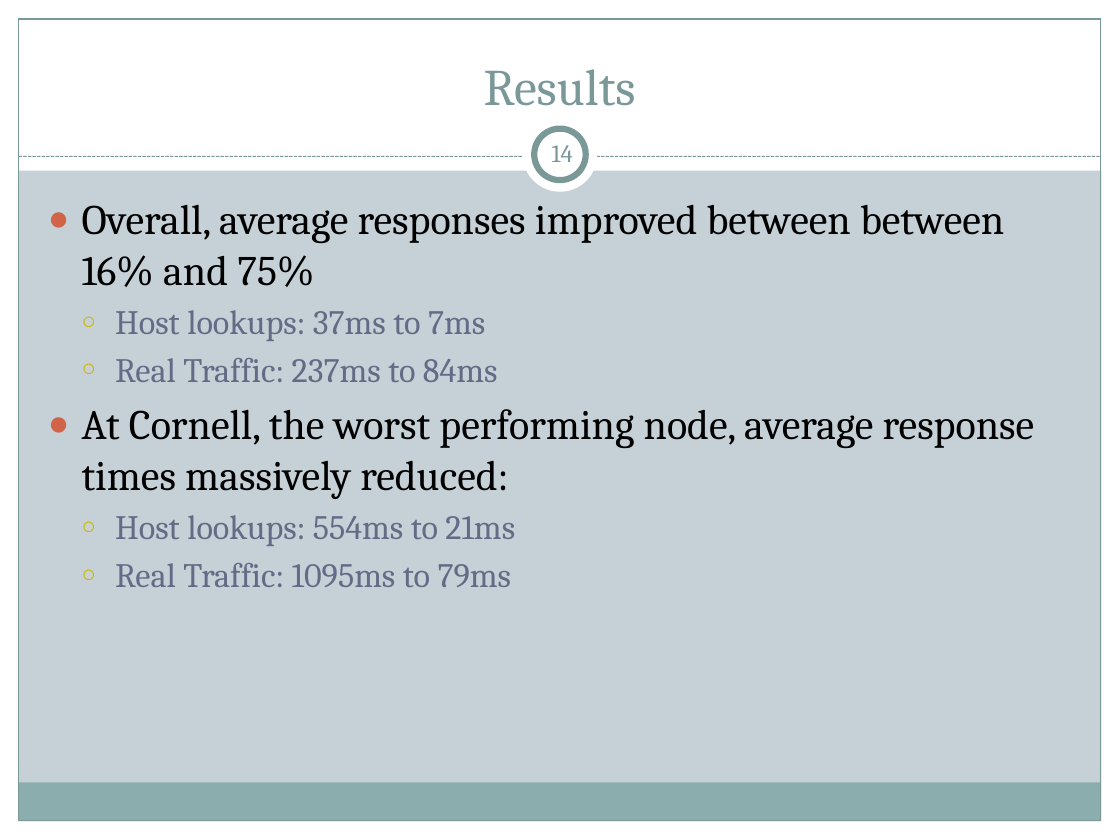
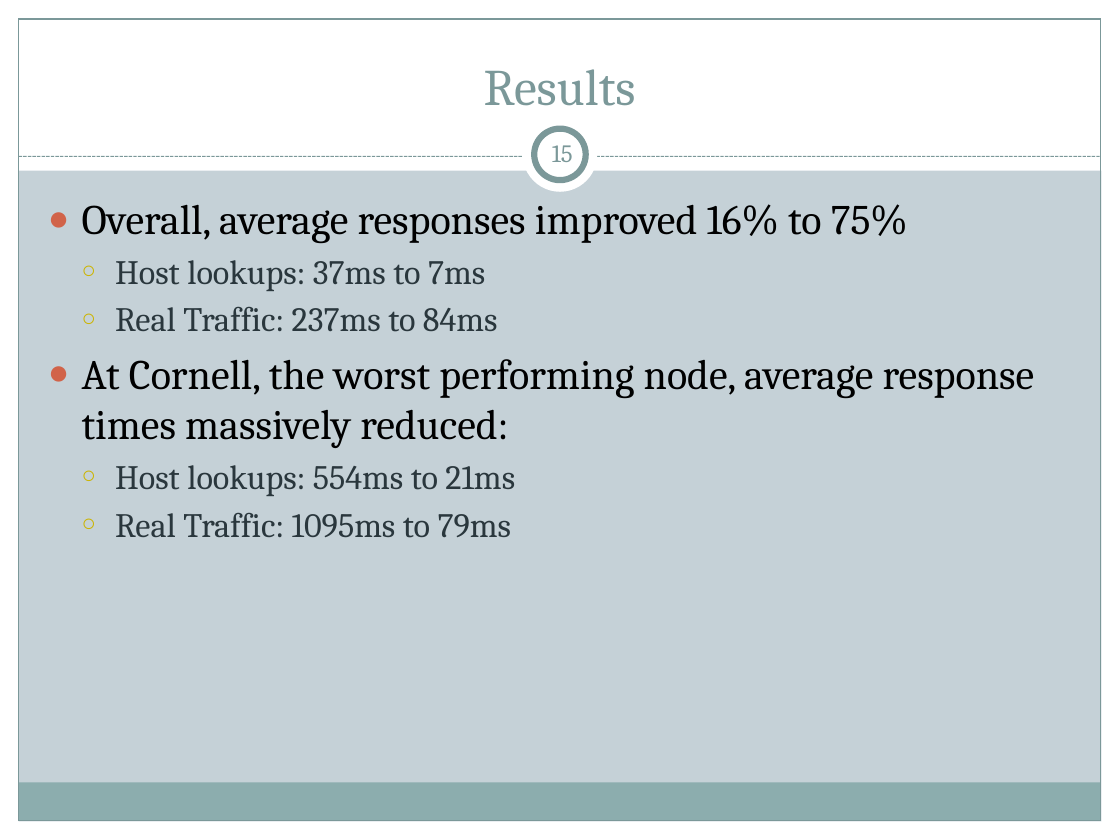
Before and after one commit to cs525-koala/documents, a slide deck: slide 15 of p2p/P2P Apps.pptx (slide 14 before the commit). Drawn at 1120x840 pixels with LibreOffice and Linux fonts; fonts in the diff are those of the drawing. Boxes give left, top, right and bottom in pixels: in the first picture for what was removed or moved away, otherwise in the second. Text is boxed around its words. In the diff, an @@ line names an element or a change of style, - is before the commit and + after.

```diff
--- a/p2p/P2P Apps.pptx
+++ b/p2p/P2P Apps.pptx
@@ page number at [552,145,573,162]: text changed @@
-14
+15
@@ text at [82,204,908,244]: text changed @@
-● Overall, average responses improved between between 16% and 75%
+● Overall, average responses improved 16% to 75%
@@ text at [115,260,515,538]: text colour #646B86 to #2A373D in "Host lookups: 37ms to 7ms", "Real Traffic: 237ms to 84ms", "Host lookups: 554ms to 21ms", "Real Traffic: 1095ms to 79ms" @@
```
Also in this commit, not shown: 47 other slides changed, 1 slide added, 2 slides removed.
